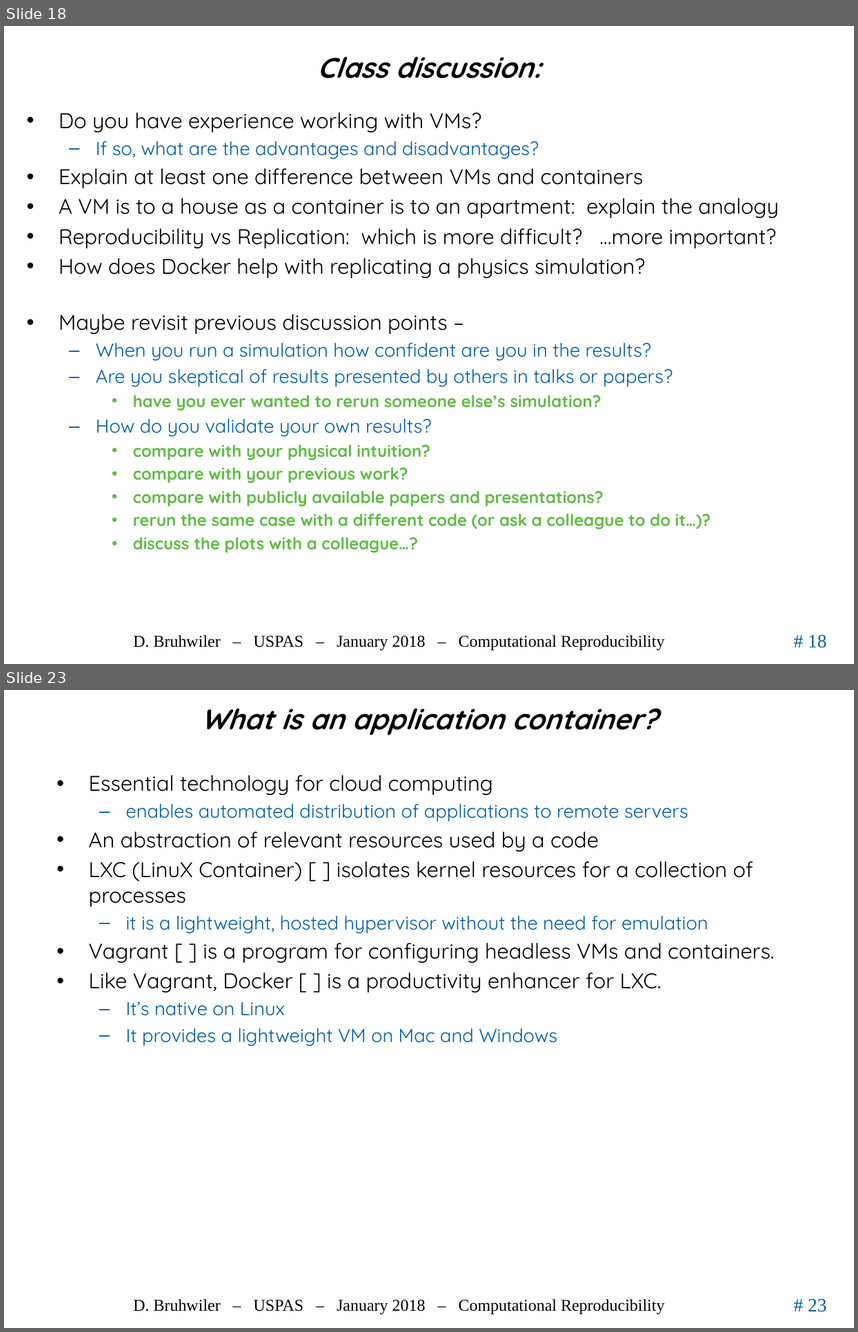
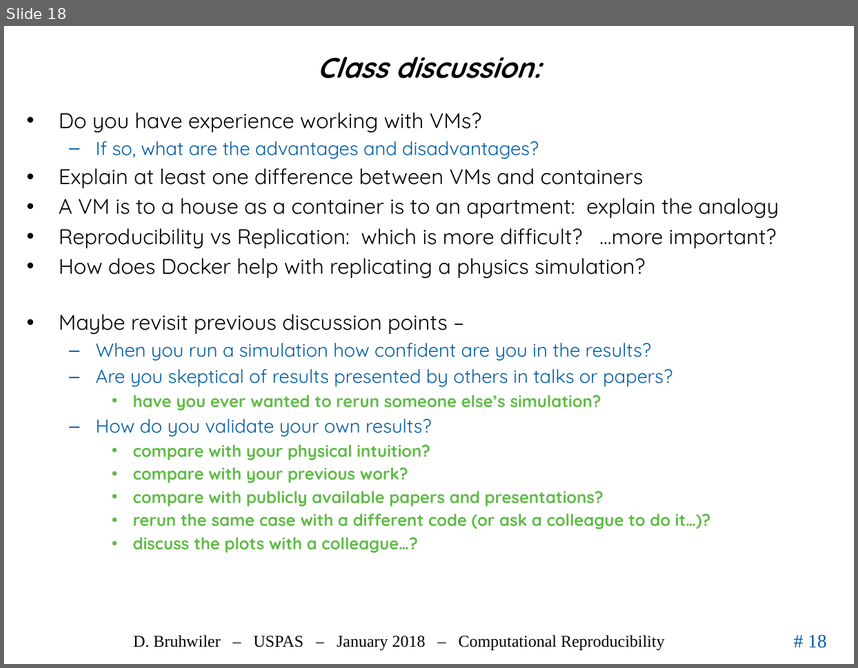
Before and after one commit to uspas/simbeamplasma18, a slide deck: computational_reproducibility/lecture/2018_ComputationalReproducibility_Bruhwiler_USPAS.pptx. Shown one above the other, each under a label of ours: slides 18 and 23 before the commit, slide 18 after it; the slides between them are not shown. The pictures are 858x1332 and 858x668 pixels, drawn with LibreOffice and Linux fonts; fonts in the diff are those of the drawing; background and template pictures are left out. Boxes give left, top, right and bottom in pixels: in the first picture for what was removed or moved away, otherwise in the second. Text is boxed around its words. In the diff, an @@ line names an element or a change of style, - is before the commit and + after.

```diff
--- a/computational_reproducibility/lecture/2018_ComputationalReproducibility_Bruhwiler_USPAS.pptx
+++ b/computational_reproducibility/lecture/2018_ComputationalReproducibility_Bruhwiler_USPAS.pptx
@@ slide 23 removed at bbox=[4, 690, 854, 1328], background #FFFFFF; not listed: 3 template elements that a slide beside it also shows @@
@@ title removed at bbox=[201, 708, 657, 735] @@
-What is an application container?
@@ text removed at bbox=[89, 775, 774, 1046] @@
-• Essential technology for cloud computing
-  – enables automated distribution of applications to remote servers
-• An abstraction of relevant resources used by a code
-• LXC (LinuX Container) [ ] isolates kernel resources for a collection of processes
-  – it is a lightweight, hosted hypervisor without the need for emulation
-• Vagrant [ ] is a program for configuring headless VMs and containers.
-• Like Vagrant, Docker [ ] is a productivity enhancer for LXC.
-  – It’s native on Linux
-  – It provides a lightweight VM on Mac and Windows
```
Also in this commit, not shown: 3 slides changed, 2 other slides removed.
